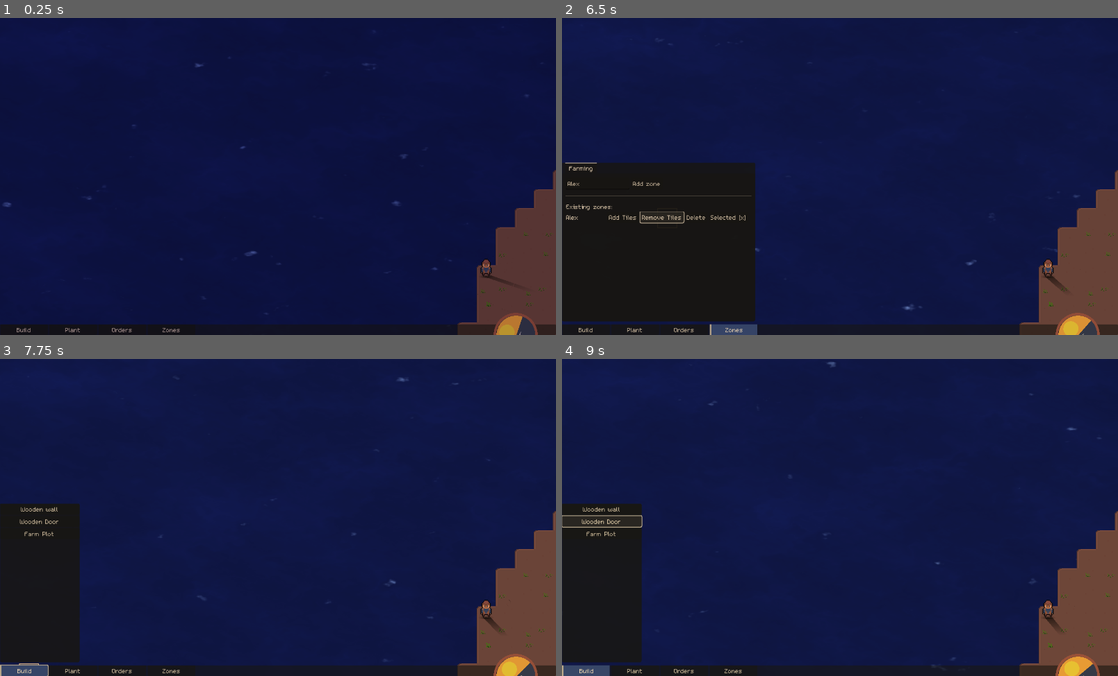
Above: before the commit, frames 1-4 (two rows, left to right).
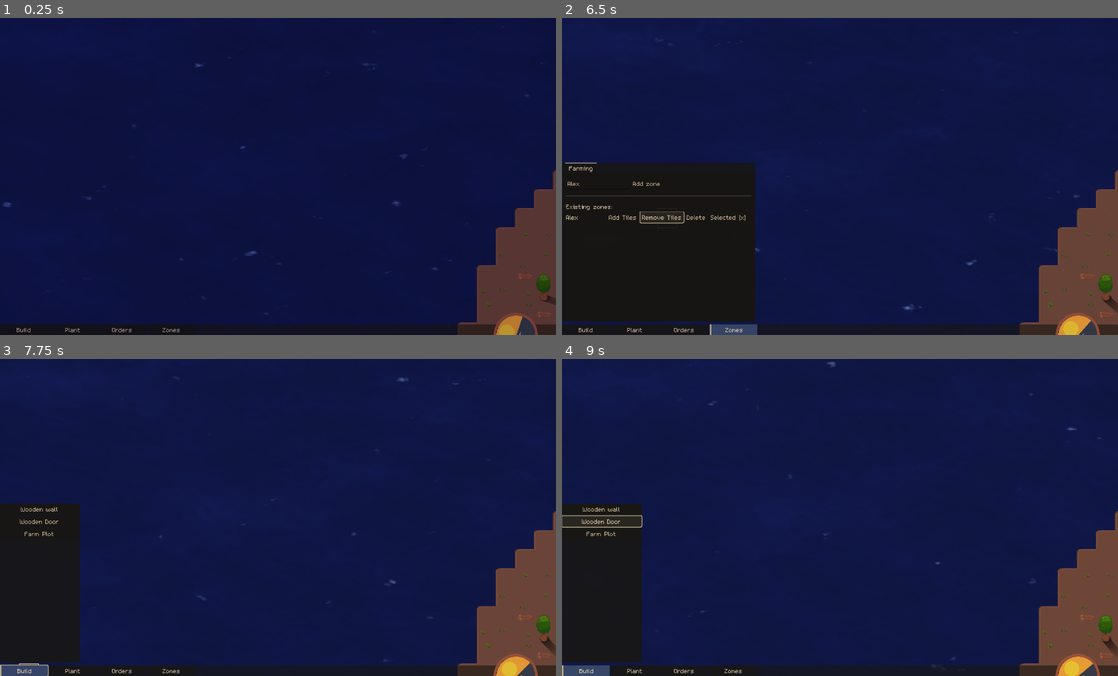
Above: after the commit, the same moments.

Repository: speakk/gnome_village
Game: Godot game, scene res://src/main.tscn
Two runs of this game, one before a commit and one after it. Both use one fixed random seed, a clock stepped at 60 frames per second and the inputs below.
Inputs (mouse positions are in pixels of both pictures, inside the frame that each line leads up to):
- Up to frame 1 (0.25 s): no input
- Up to frame 2 (6.5 s): click "Build" at 0.5 s; click "Plant" at 1.25 s; click "Orders" at 2 s; click "Zones" at 2.75 s; click (595, 182) at 3.52 s; type "Alex" at 3.6 s; click "Add zone" at 4.25 s; click "Add Tiles" at 5 s; click "Remove Tiles" at 5.75 s
- Up to frame 3 (7.75 s): click "Selected [x]" at 6.5 s; click "Build" at 7.25 s
- Up to frame 4 (9 s): click "Wooden wall" at 8 s; click "Wooden Door" at 8.75 s

The runs differ from the first frame. In frame 1, 0.3% of the frame differs, in the area x 86-100%, y 75-95%; in frame 2, 0.3%; in frame 3, 0.4%; in frame 4, 0.4%.

Commit message:
Fix serialization by making sure we use settler.inventory correctly

Diff:
--- /dev/null
+++ b/src/Persistent.tscn
@@ -0,0 +1,19 @@
+[gd_scene load_steps=2 format=3 uid="uid://q87gpcg45m4w"]
+
+[sub_resource type="GDScript" id="GDScript_bg2as"]
+script/source = "class_name Persistent extends Node
+
+var save_id: int = -1
+
+func get_save_id() -> int:
+	if save_id < 0:
+		save_id = SaveSystem.get_next_save_id()
+
+	return save_id
+
+func set_save_id(new_id: int) -> void:
+	save_id = new_id
+"
+
+[node name="Persistent" type="Node"]
+script = SubResource("GDScript_bg2as")
--- a/src/components/Inventory.gd
+++ b/src/components/Inventory.gd
@@ -18,6 +18,8 @@
 	if not item_amounts.has(item_id):
 		item_amounts[item_id] = ItemAmount.new(0, item_id)
 	item_amounts[item_id].amount -= amount
+	if item_amounts[item_id].amount <= 0:
+		item_amounts.erase(item_id)
 	item_removed.emit(item_id, amount)
 
 func has_item_amount(item_id: Variant, amount: int) -> bool:
@@ -26,8 +28,10 @@
 
 	return item_amounts[item_id].amount >= amount
 
-func get_items() -> Array[Item]:
-	return item_amounts.values()
+func get_items() -> Array[ItemAmount]:
+	var items: Array[ItemAmount]
+	items.assign(item_amounts.values())
+	return items
 
 func save() -> Dictionary:
 	return {
--- a/src/main.gd
+++ b/src/main.gd
@@ -9,8 +9,8 @@
 @export var yellow_light_amount: Curve
 
 const TEST_TREES = 20
-const TEST_RESOURCES = 0
-const TEST_SETTLERS = 2
+const TEST_RESOURCES = 300
+const TEST_SETTLERS = 10
 const DECAL_AMOUNT = 600
 
 func _ready() -> void:
@@ -19,7 +19,7 @@
 
 	Events.current_time_changed.connect(_current_time_changed)
 
-	var test_divider := 3
+	var test_divider := 1
 	var map_size_real_x := MainMap.MAP_SIZE_X * 24 / test_divider
 	var map_size_real_y := MainMap.MAP_SIZE_Y * 24 / test_divider
 
@@ -135,7 +135,8 @@
 				var entity_id := SaveSystem.save_entity(entity)
 				main_data[container["data_name"]].append(entity_id)
 			else:
-				push_warning("Entity did not have save method defined: ", entity)
+				pass
+				#push_warning("Entity did not have save method defined: ", entity)
 
 	save_dict["main_data"] = main_data
 
--- a/src/settler/settler.gd
+++ b/src/settler/settler.gd
@@ -5,6 +5,8 @@
 #@onready var hair_options: Array[Texture2D] = [
 	#preload("res://assets/settler_hair_1.png"), preload("res://assets/settler_hair_2.png"), null
 #]
+
+@onready var inventory: Inventory = $Inventory
 
 const REACH_DISTANCE := MainMap.CELL_SIZE.x * 1.5
 const AT_DISTANCE := 10.0
@@ -56,7 +58,8 @@
 	save_dict["inventory_id"] = SaveSystem.save_entity($Inventory)
 
 	if current_task_actuator:
-		save_dict["current_task_save_id"] = SaveSystem.save_entity(current_task_actuator)
+		#save_dict["current_task_actuator_id"] = SaveSystem.save_entity(current_task_actuator)
+		save_dict["task_id"] = SaveSystem.save_entity(current_task_actuator.task)
 
 	return save_dict
 
@@ -69,15 +72,22 @@
 	open_door_speed = save_dict["open_door_speed"]
 	velocity.x = save_dict["velocity_x"]
 	velocity.y = save_dict["velocity_y"]
-	if save_dict.has("current_task_save_id"):
-		current_task_actuator = SaveSystem.get_saved_entity(save_dict["current_task_save_id"])
-		add_child(current_task_actuator)
-
-	var inventory: Variant = SaveSystem.get_saved_entity(save_dict["inventory_id"])
-	$Inventory.queue_free()
-	$Inventory.name = "old_inventory"
-	add_child(inventory)
-	inventory.name = "Inventory"
+	#if save_dict.has("current_task_actuator_id"):
+		#current_task_actuator = SaveSystem.get_saved_entity(save_dict["current_task_actuator_id"])
+		#add_child(current_task_actuator)
+
+	if save_dict.has("task_id"):
+		var task := SaveSystem.get_saved_entity(save_dict["task_id"]) as Task
+		#add_child(current_task_actuator)
+		start_task(task)
+
+	inventory = SaveSystem.get_saved_entity(save_dict["inventory_id"])
+	#$Inventory.queue_free()
+	#$Inventory.name = "old_inventory"
+	#add_child(inventory)
+	#inventory.name = "Inventory"
+
+	_refresh_carry_item_sprite()
 
 	#if save_dict.has("current_task_save_id"):
 	#	SaveSystem.register_load_reference(self, "current_task_actuator", save_dict["current_task_save_id"], true)
@@ -133,19 +143,18 @@
 	current_task_actuator.start_work()
 
 func _clean_up_actuator() -> void:
-	current_task_actuator.task.failed.disconnect(_task_failed)
-	current_task_actuator.task.tree_exited.disconnect(_clean_up_actuator)
-	remove_child(current_task_actuator)
-	current_task_actuator = null
+	if current_task_actuator:
+		current_task_actuator.task.failed.disconnect(_task_failed)
+		current_task_actuator.task.tree_exited.disconnect(_clean_up_actuator)
+		remove_child(current_task_actuator)
+		current_task_actuator = null
 
 func _task_failed(_task: Task) -> void:
 	_clean_up_actuator()
 
 func finish_current_task() -> void:
 	current_task_actuator.finish()
-	remove_child(current_task_actuator)
-	current_task_actuator = null
-	# TODO: Queue free task at some point maybe... Not now though
+	_clean_up_actuator()
 
 func is_available_for_work() -> bool:
 	return current_task_actuator == null or not current_task_actuator
@@ -189,10 +198,19 @@
 	for action in actions:
 		action.process_action(self, delta)
 
+func _refresh_carry_item_sprite() -> void:
+	var items := inventory.get_items()
+	if items.size() > 0:
+		var first_item_amount := items[0]
+		var item := Items.get_by_id(first_item_amount.id)
+		Items.copy_item_properties_to_sprite(item, $CarryItemSprite)
+		$CarryItemSprite.show()
+	else:
+		$CarryItemSprite.hide()
+
+
 func _inventory_item_added(item_id: Variant, _amount: int) -> void:
-	var item := Items.get_by_id(item_id)
-	Items.copy_item_properties_to_sprite(item, $CarryItemSprite)
-	$CarryItemSprite.show()
+	_refresh_carry_item_sprite()
 
 func _inventory_item_removed(_item_id: Variant, _amount: int) -> void:
-	$CarryItemSprite.hide()
+	_refresh_carry_item_sprite()
--- a/src/tasks/task_actuators/TaskActuator.gd
+++ b/src/tasks/task_actuators/TaskActuator.gd
@@ -8,10 +8,6 @@
 
 func _ready() -> void:
 	tree.disable()
-
-#func _enter_tree() -> void:
-	##call_deferred("start_work")
-	#start_work()
 
 func _exit_tree() -> void:
 	$BeehaveTree._exit_tree()
--- a/src/tasks/task_actuators/TaskActuator.tscn
+++ b/src/tasks/task_actuators/TaskActuator.tscn
@@ -8,4 +8,4 @@
 
 [node name="BeehaveTree" type="Node" parent="." node_paths=PackedStringArray("blackboard")]
 script = ExtResource("2_31ce2")
-blackboard = NodePath("@Node@31403")
+blackboard = NodePath("@Node@17482")
--- a/src/tasks/task_actuators/actions/GetItemAmount.gd
+++ b/src/tasks/task_actuators/actions/GetItemAmount.gd
@@ -16,5 +16,5 @@
 		return FAILURE
 
 	target_item.itemAmount.amount -= amount
-	actor.get_node("Inventory").add_item_amount(target_item.item_id, amount)
+	actor.inventory.add_item_amount(target_item.item_id, amount)
 	return SUCCESS
--- a/src/tasks/task_actuators/actions/GetItemFromInventory.gd
+++ b/src/tasks/task_actuators/actions/GetItemFromInventory.gd
@@ -12,5 +12,5 @@
 		return FAILURE
 
 	target_inventory.remove_item_amount(item_id, amount)
-	actor.get_node("Inventory").add_item_amount(item_id, amount)
+	actor.inventory.add_item_amount(item_id, amount)
 	return SUCCESS
--- a/src/tasks/task_actuators/actions/PutItemToInventory.gd
+++ b/src/tasks/task_actuators/actions/PutItemToInventory.gd
@@ -14,6 +14,6 @@
 	if not actor.can_reach_target(target_inventory.get_parent().global_position):
 		return FAILURE
 
-	actor.get_node("Inventory").remove_item_amount(item_id, amount)
+	actor.inventory.remove_item_amount(item_id, amount)
 	target_inventory.add_item_amount(item_id, amount)
 	return SUCCESS
--- a/src/tasks/task_actuators/bring_resource.tscn
+++ b/src/tasks/task_actuators/bring_resource.tscn
@@ -13,8 +13,8 @@
 [node name="BringResourceTask" instance=ExtResource("1_fm161")]
 script = ExtResource("2_2s8wd")
 
-[node name="BeehaveTree" parent="." index="1" node_paths=PackedStringArray("blackboard")]
-blackboard = NodePath("@Node@28386")
+[node name="BeehaveTree" parent="." index="0" node_paths=PackedStringArray("blackboard")]
+blackboard = NodePath("@Node@17480")
 
 [node name="SequenceComposite" type="Node" parent="BeehaveTree" index="0"]
 script = ExtResource("3_06fow")
--- a/src/tasks/task_actuators/conditions/HasItemRequirement.gd
+++ b/src/tasks/task_actuators/conditions/HasItemRequirement.gd
@@ -3,7 +3,7 @@
 var item_requirement: ItemRequirement
 
 func tick(actor: Node, blackboard: Blackboard) -> int:
-	var inventory := actor.get_node("Inventory") as Inventory
+	var inventory := actor.inventory as Inventory
 	if inventory.has_item_amount(item_requirement.item_id, item_requirement.amount):
 		return SUCCESS
 
